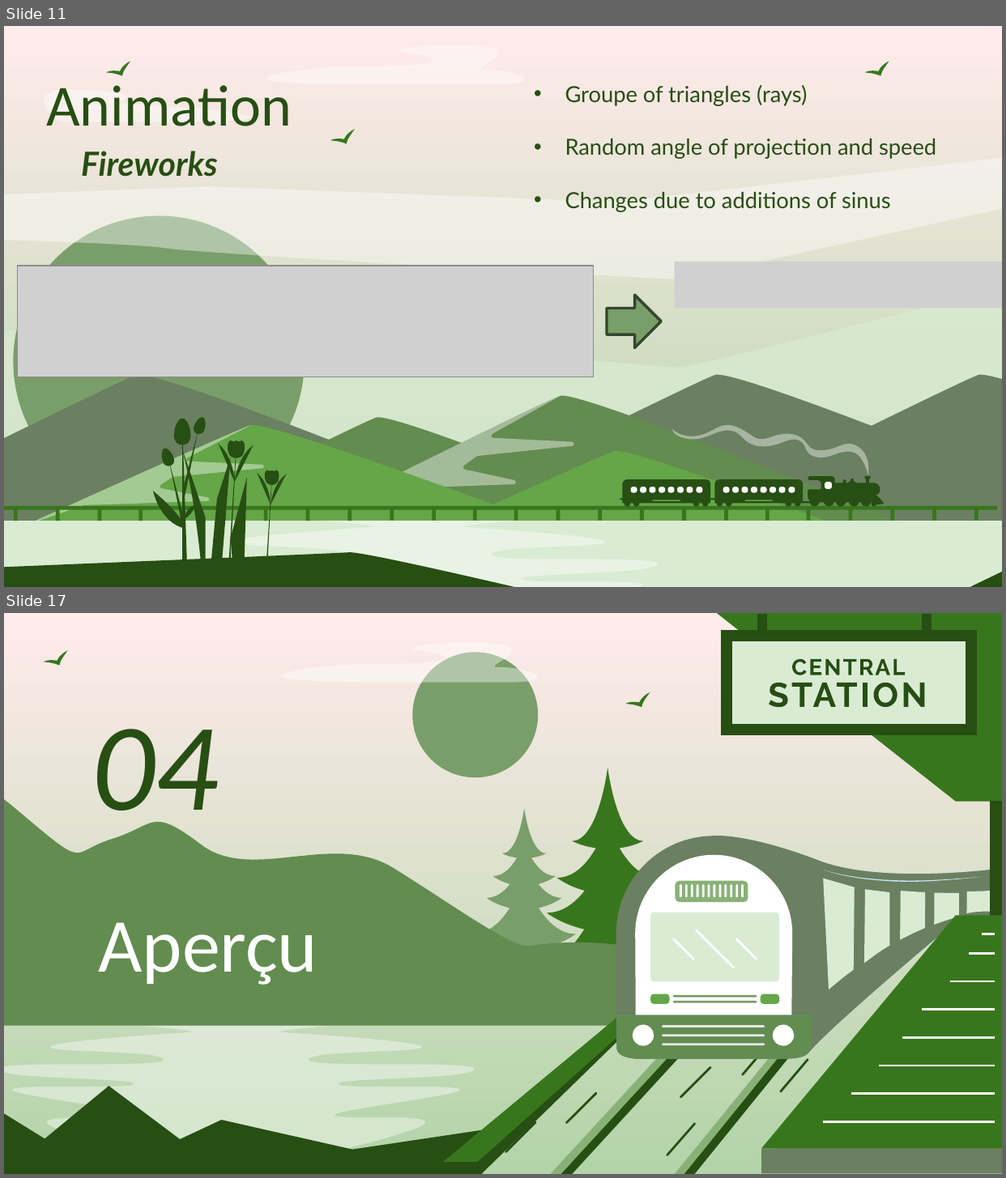
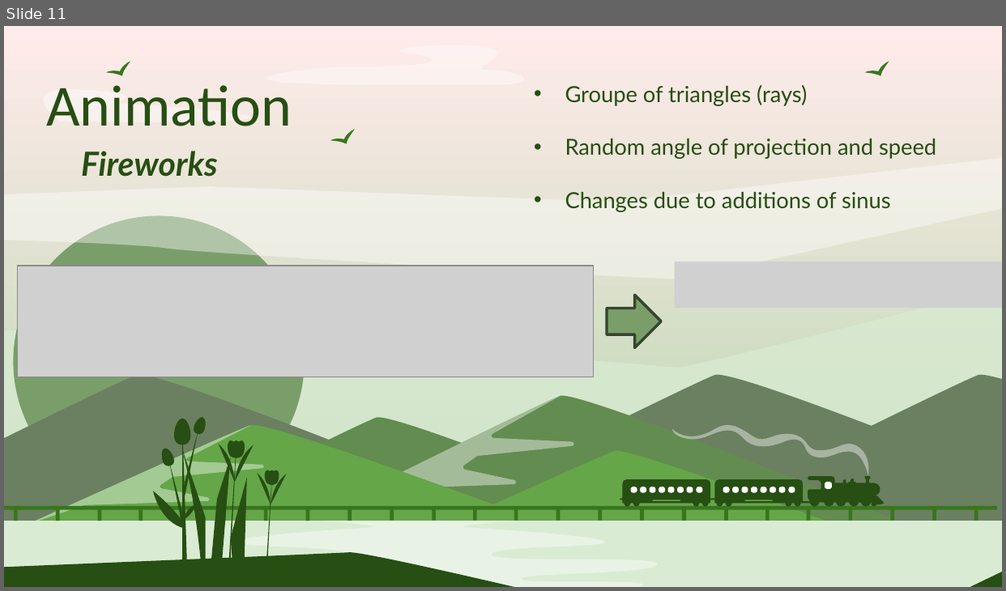
Before and after one commit to Smoother19/MusicAnimation, a slide deck: docs/presentation/PresProto.pptx. Shown one above the other, each under a label of ours: slides 11 and 17 before the commit, slide 11 after it; the slides between them are not shown. The pictures are 1006x1178 and 1006x591 pixels, drawn with LibreOffice and Linux fonts; fonts in the diff are those of the drawing; grey boxes stand for pictures. Boxes give left, top, right and bottom in pixels: in the first picture for what was removed or moved away, otherwise in the second. Text is boxed around its words. In the diff, an @@ line names an element or a change of style, - is before the commit and + after.

```diff
--- a/docs/presentation/PresProto.pptx
+++ b/docs/presentation/PresProto.pptx
@@ slide 17 removed at (4,613,1002,1174), background gradient #FFEBEB to #B2D4A8 @@
@@ freeform shape removed at (44,646,72,672) @@
@@ freeform shape removed at (189,643,560,683) @@
@@ freeform shape removed at (412,652,538,777) @@
@@ freeform shape removed at (625,688,654,714) @@
@@ title removed at (91,729,218,839) @@
-04
@@ freeform shape removed at (4,773,830,1025) @@
@@ group removed at (473,808,576,950): 4 freeform shapes @@
@@ group removed at (524,768,691,997): 4 freeform shapes @@
@@ title removed at (98,922,317,985) @@
-Aperçu
@@ group removed at (442,613,1002,1174): 84 freeform shapes @@
@@ freeform shape removed at (4,1026,479,1153) @@
@@ freeform shape removed at (4,1076,482,1174) @@
```
Also in this commit, not shown: 2 slides changed, 3 slides added, 5 other slides removed, 1 other file.
